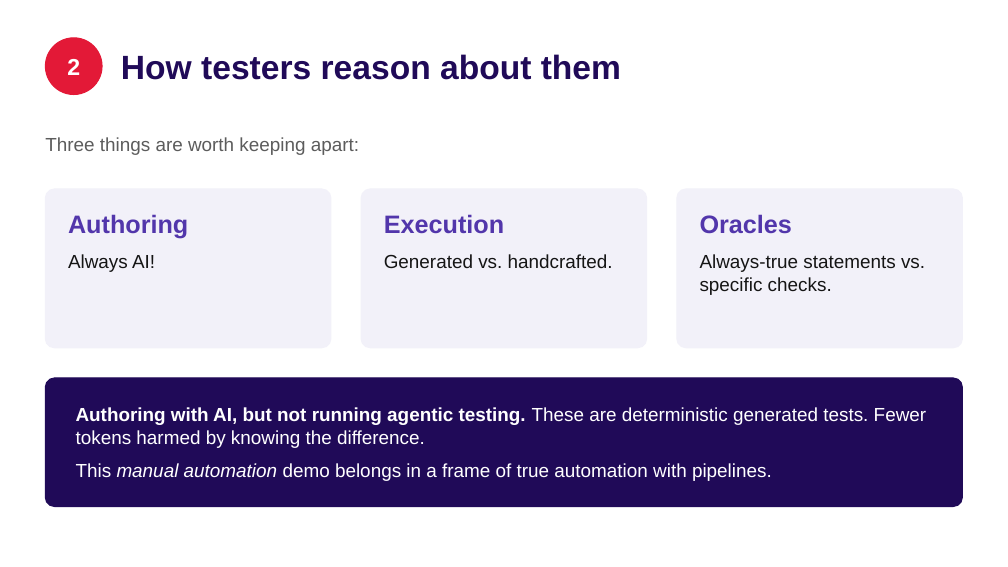
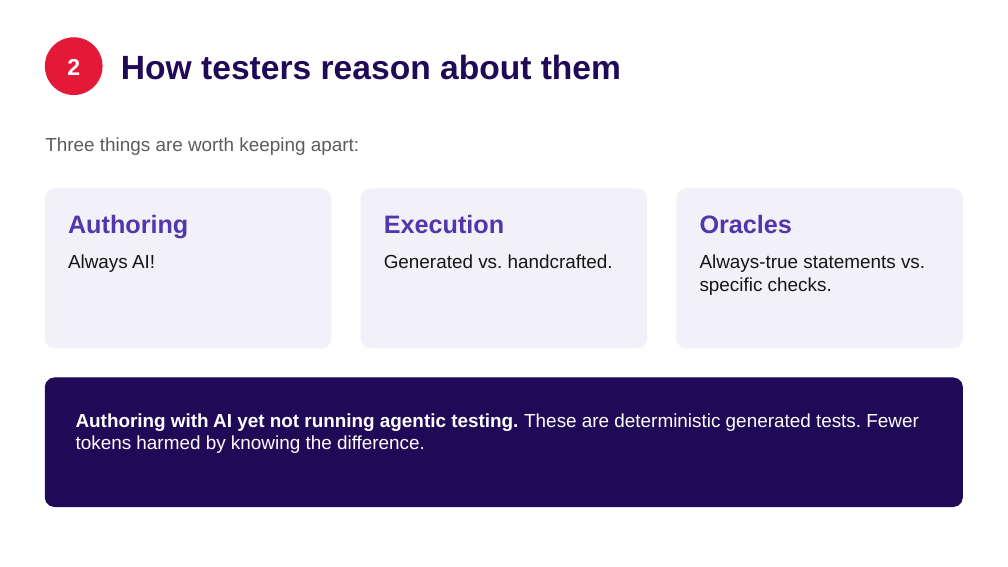
Before and after one commit to QE-at-CGI-FI/properties-demo, a slide deck: slide 4 of Propertybased_testing_webui_with_bombadil_and_playwright.pptx. Drawn at 1008x567 pixels with LibreOffice and Linux fonts; fonts in the diff are those of the drawing. Boxes give left, top, right and bottom in pixels: in the first picture for what was removed or moved away, otherwise in the second. Text is boxed around its words. In the diff, an @@ line names an element or a change of style, - is before the commit and + after.

Commit message:
Update slides

```diff
--- a/Propertybased_testing_webui_with_bombadil_and_playwright.pptx
+++ b/Propertybased_testing_webui_with_bombadil_and_playwright.pptx
@@ text at box(76, 413, 918, 453): text changed @@
-Authoring with AI, but not running agentic testing. These are deterministic generated tests. Fewer tokens harmed by knowing the difference.
-This manual automation demo belongs in a frame of true automation with pipelines.
+Authoring with AI yet not running agentic testing. These are deterministic generated tests. Fewer tokens harmed by knowing the difference.
```
